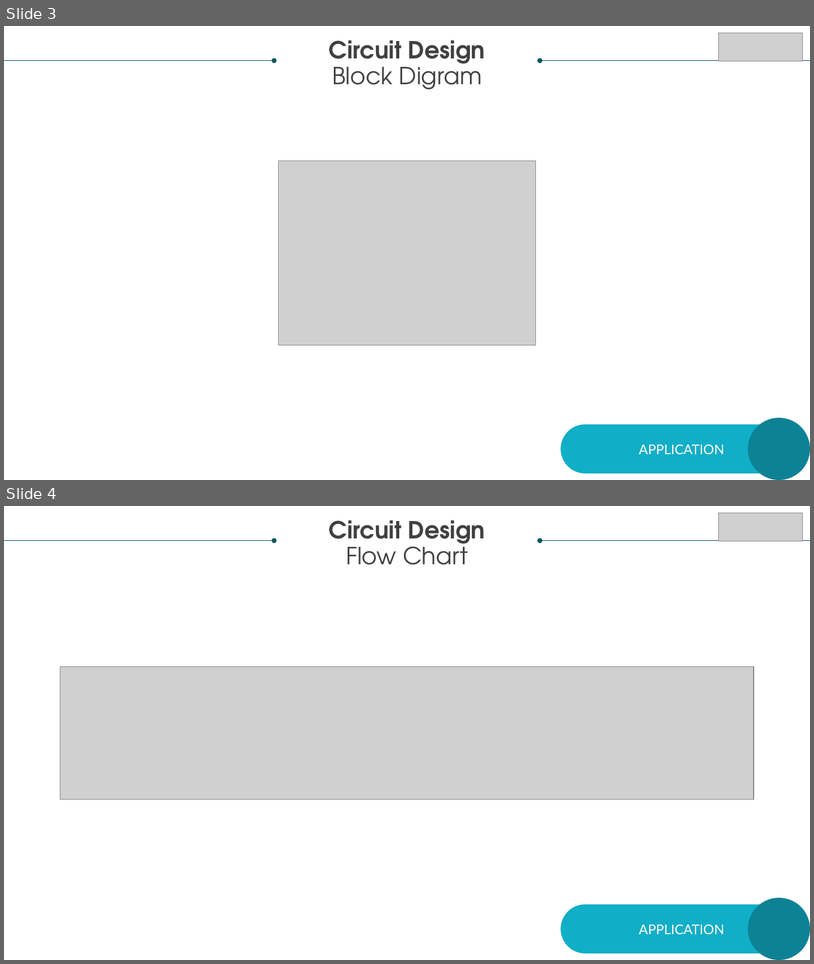
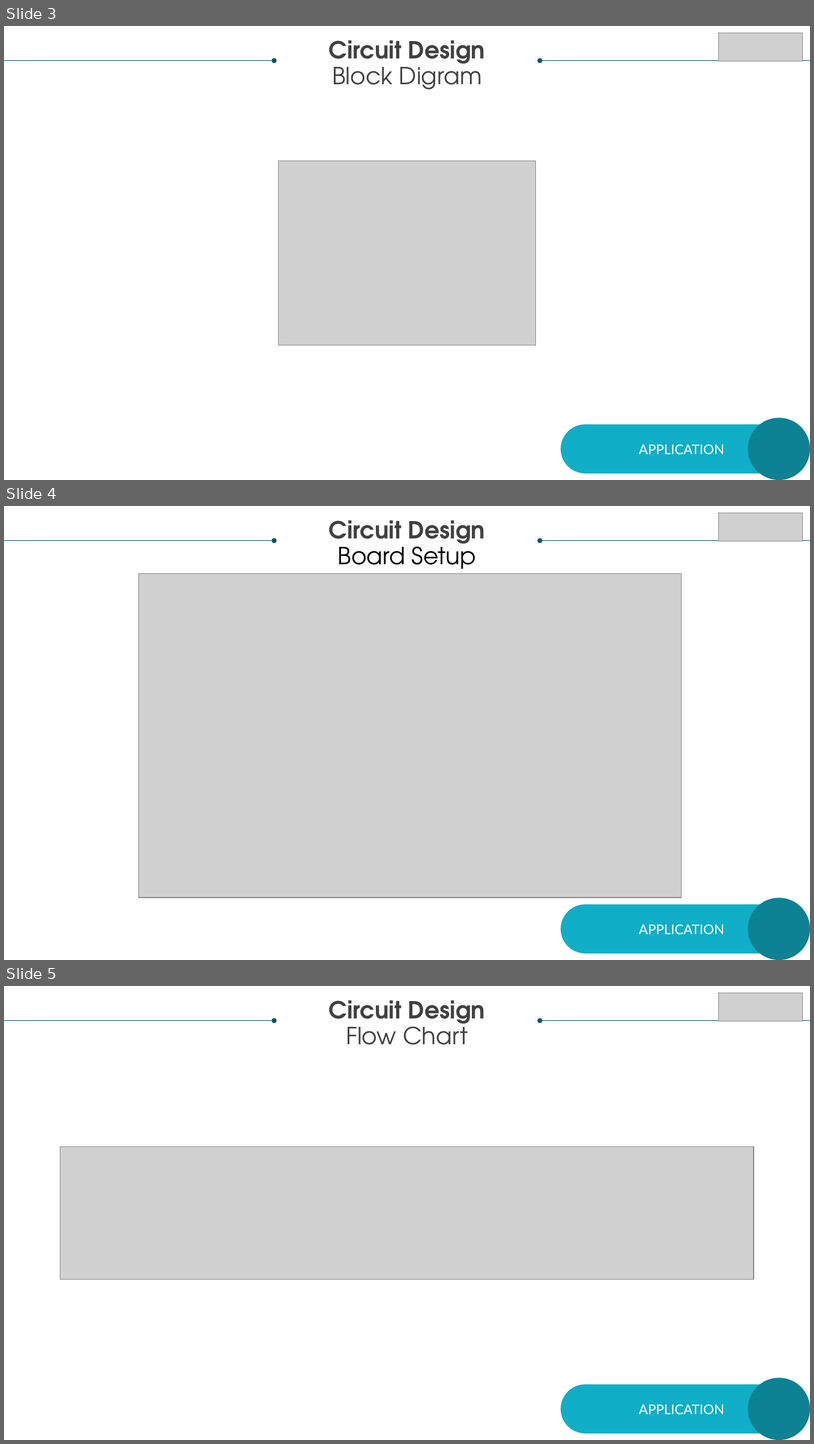
Before and after one commit to nlsy/VHDL, a slide deck: PITCH/VHDLPresentation.pptx. Shown one above the other, each under a label of ours: slides 3 and 4 before the commit, slides 3, 4 and 5 after it. The pictures are 814x964 and 814x1444 pixels, drawn with LibreOffice and Linux fonts; fonts in the diff are those of the drawing; grey boxes stand for pictures. Boxes give left, top, right and bottom in pixels: in the first picture for what was removed or moved away, otherwise in the second. Text is boxed around its words. In the diff, an @@ line names an element or a change of style, - is before the commit and + after.

```diff
--- a/PITCH/VHDLPresentation.pptx
+++ b/PITCH/VHDLPresentation.pptx
@@ slide 4 added at [4, 506, 810, 960], background #FFFFFF @@
@@ text added at [329, 520, 485, 575], 28 pt, text #404040, bold @@
+Circuit Design
+Board Setup
@@ picture added at [719, 513, 803, 540] @@
@@ arrow added from (4, 540) to (275, 540), #085764 0.5 pt @@
@@ arrow added from (810, 540) to (540, 540), #085764 0.5 pt @@
@@ picture added at [139, 573, 682, 897] @@
@@ ellipse added at [749, 897, 810, 960], fill #0D8295 @@
@@ rounded rectangle added at [561, 904, 803, 953], fill #11AEC7, 16 pt, text #FFFFFF @@
+APPLICATION
@@ what was slide 4 is now slide 5 @@
```
Also in this commit, not shown: 3 other slides added.
